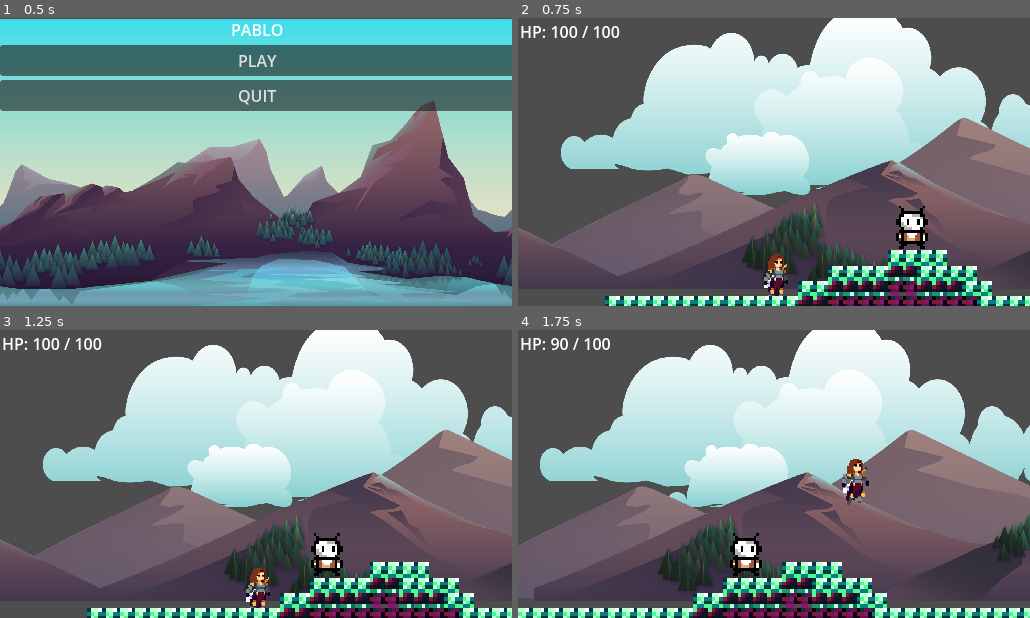
Above: before the commit, frames 1-4 (two rows, left to right).
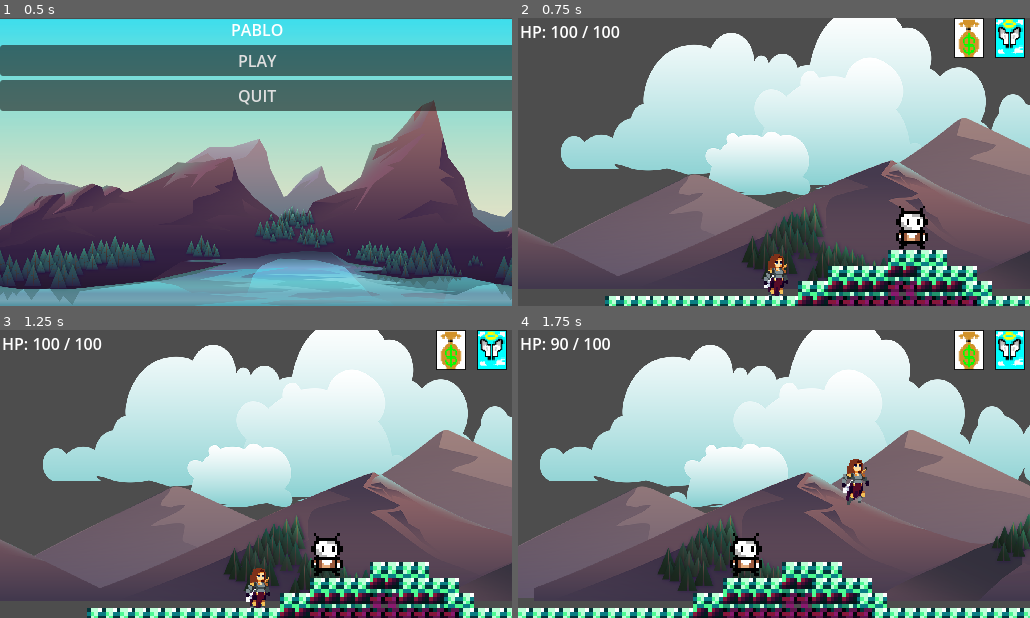
Above: after the commit, the same moments.

Repository: BaoQui/Pablo-s-Adventure
Game: Godot game, scene res://main_menu.tscn
Two runs of this game, one before a commit and one after it. Both use one fixed random seed, a clock stepped at 60 frames per second and the inputs below.
Inputs (mouse positions are in pixels of both pictures, inside the frame that each line leads up to):
- Up to frame 1 (0.5 s): no input
- Up to frame 2 (0.75 s): click "PLAY" at 0.5 s
- Up to frame 3 (1.25 s): no input
- Up to frame 4 (1.75 s): tap Enter (ui_accept) at 1.25, 1.52 s; move the mouse to (886, 459) at 1.27 s; hold Right (ui_right) from 1.28 s (still down); click (886, 459) at 1.42 s

Frame 1 is identical in both runs. In frame 2, 1.6% of the frame differs, in the area x 85-100%, y 0-14%; in frame 3, 1.6%; in frame 4, 1.6%.

Commit message:
Random Card uptop
sd

Diff:
--- a/Level.tscn
+++ b/Level.tscn
@@ -50,6 +50,7 @@
 [ext_resource type="Texture2D" uid="uid://bqd5ljc08ew7o" path="res://pixil-frame-0 (1).png" id="50_608kq"]
 [ext_resource type="Texture2D" uid="uid://gxmq6j52td8a" path="res://Assets/game_background_2/layers/clouds_3.png" id="50_g4vxw"]
 [ext_resource type="Texture2D" uid="uid://j0hw477eqgjd" path="res://pixil-frame-0.png" id="50_oybyf"]
+[ext_resource type="Script" uid="uid://70gjdrvcy632" path="res://cards.gd" id="51_ndm73"]
 
 [sub_resource type="SpriteFrames" id="SpriteFrames_xry5e"]
 animations = [{
@@ -882,6 +883,26 @@
 offset_right = -122.107
 offset_bottom = -38.6977
 
+[node name="Cards" type="CanvasLayer" parent="."]
+script = ExtResource("51_ndm73")
+
+[node name="Card1" type="TextureRect" parent="Cards"]
+anchors_preset = 1
+anchor_left = 1.0
+anchor_right = 1.0
+offset_left = -40.0
+offset_bottom = 40.0
+grow_horizontal = 0
+
+[node name="Card2" type="TextureRect" parent="Cards"]
+anchors_preset = 1
+anchor_left = 1.0
+anchor_right = 1.0
+offset_left = -81.0
+offset_right = -41.0
+offset_bottom = 40.0
+grow_horizontal = 0
+
 [connection signal="body_entered" from="Player/PunchHitbox" to="Player" method="_on_punch_hitbox_body_entered"]
 [connection signal="body_entered" from="Ground Enemy/Area2D" to="Ground Enemy" method="_on_area_2d_body_entered"]
 [connection signal="body_entered" from="Ground Enemy2/Area2D" to="Ground Enemy2" method="_on_area_2d_body_entered"]
--- /dev/null
+++ b/cards.gd
@@ -0,0 +1,44 @@
+extends CanvasLayer
+
+# References to UI nodes
+@onready var card1: TextureRect = $Card1
+@onready var card2: TextureRect = $Card2
+
+# Folder and card names
+var card_folder := "res://jokers/"
+var card_names := ["Athlete.png", "Banker.png", "Jester.png", "Savior.png"]
+var card_textures: Array[Texture2D] = []
+
+func _ready():
+	load_card_textures()
+	show_random_cards()
+
+# Load card textures from folder
+func load_card_textures():
+	card_textures.clear()
+	for card_name in card_names:
+		var path = card_folder + card_name
+		if ResourceLoader.exists(path):
+			var card_tex = load(path) as Texture2D
+			if card_tex:
+				card_textures.append(card_tex)
+		else:
+			push_error("Card not found: " + path)
+
+
+# Pick and display 2 random cards
+func show_random_cards():
+	if card_textures.size() < 2:
+		push_error("You need at least 2 card textures!")
+		return
+
+	# Pick 2 unique random indices
+	var indices = []
+	while indices.size() < 2:
+		var idx = randi() % card_textures.size()
+		if idx not in indices:
+			indices.append(idx)
+
+	# Set textures
+	card1.texture = card_textures[indices[0]]
+	card2.texture = card_textures[indices[1]]
--- a/cards/slots.gd
+++ /dev/null
@@ -1,29 +0,0 @@
-extends Resource
-
-# three slots to hold cards
-var slot1: Resource = null
-var slot2: Resource = null
-var slot3: Resource = null
-
-# equip a card into a specific slot
-func set_card(slot: int, card: Resource) -> void:
-	# remove the old card first (if one exists)
-	match slot:
-		1:
-			if slot1: slot1.remove(self)
-			slot1 = card
-			if slot1: slot1.apply(self)
-
-		2:
-			if slot2: slot2.remove(self)
-			slot2 = card
-			if slot2: slot2.apply(self)
-
-		3:
-			if slot3: slot3.remove(self)
-			slot3 = card
-			if slot3: slot3.apply(self)
-
-#How To Add Card
-#set_card([slot_number],[Card_name].new())
-#set_card(1,Joker.new())
Not shown: 1 places in Level.tscn that only renumber resources
Not shown, added: cards.gd.uid
Not shown, removed: cards/slots.gd.uid
